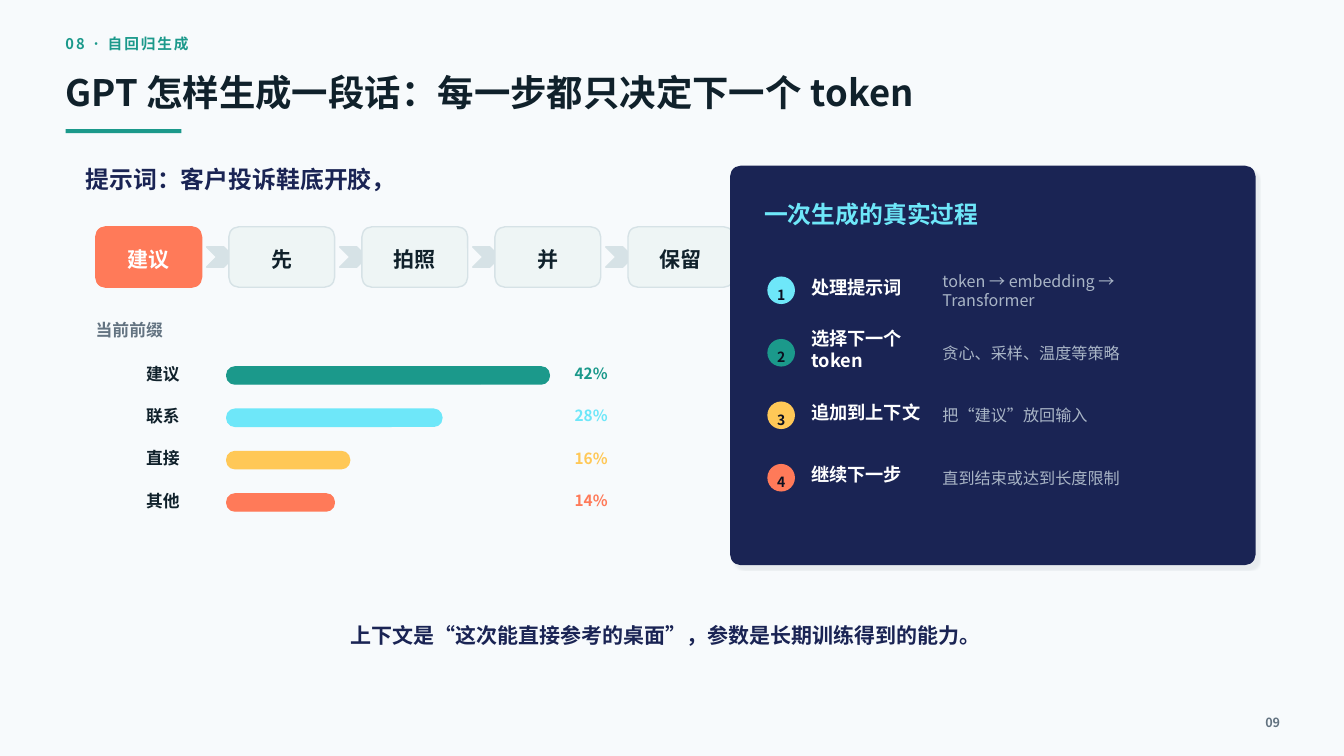
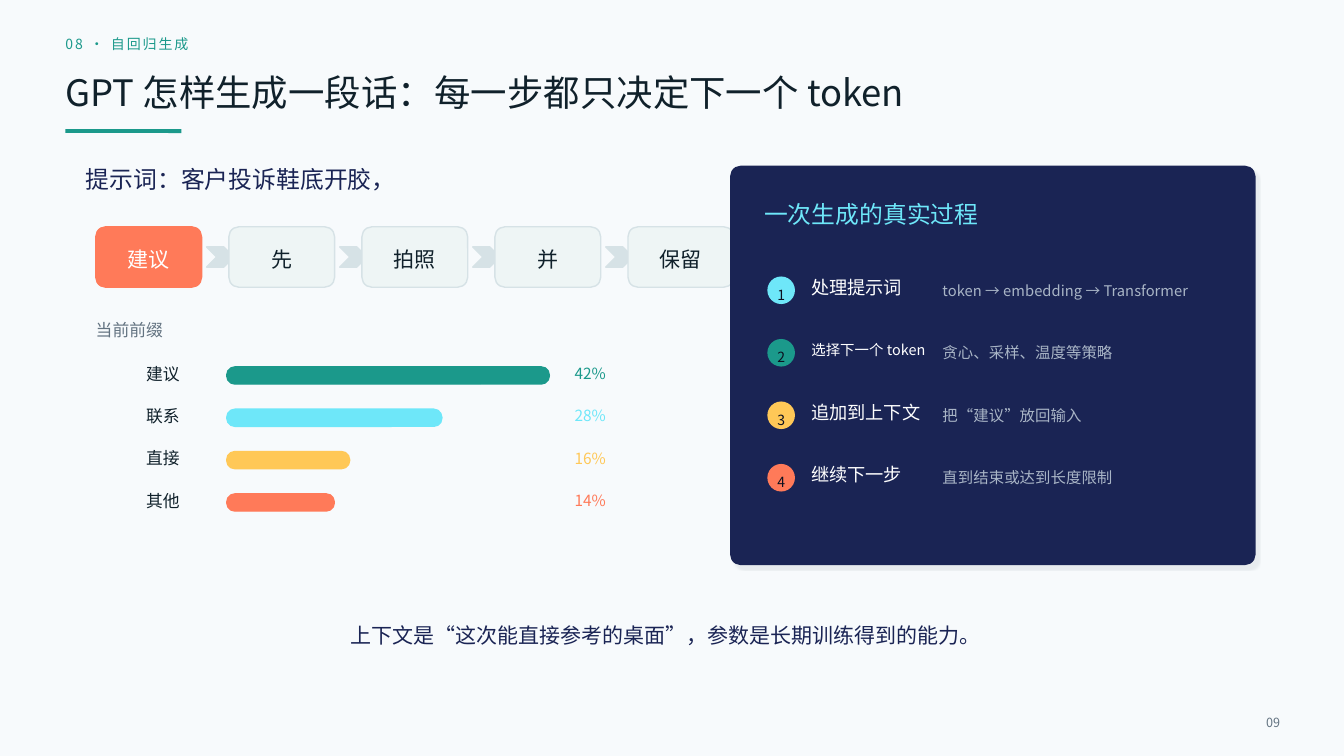
Before and after one commit to ZoMinster/ai-course, a slide deck: slide 9 of ai_from_principles_to_practice.pptx. Drawn at 1344x756 pixels with LibreOffice and Linux fonts; fonts in the diff are those of the drawing. Boxes give left, top, right and bottom in pixels: in the first picture for what was removed or moved away, otherwise in the second. Text is boxed around its words. In the diff, an @@ line names an element or a change of style, - is before the commit and + after.

```diff
--- a/ai_from_principles_to_practice.pptx
+++ b/ai_from_principles_to_practice.pptx
@@ text "08 · 自回归生成" at (x1=65, y1=37, x2=189, y2=50): size 10.5 to 10 pt, font Noto Sans CJK JP to Noto Sans CJK SC, bold off @@
@@ text "token → embedding → Transformer" at (x1=942, y1=284, x2=1188, y2=300): size 11.5 to 10.6 pt, font Noto Sans CJK JP to Noto Sans CJK SC @@
@@ text "选择下一个 token" at (x1=811, y1=343, x2=925, y2=356): size 13 to 10.3 pt, font Noto Sans CJK JP to Noto Sans CJK SC, bold off @@
@@ size 11.5 to 11 pt, font Noto Sans CJK JP to Noto Sans CJK SC in 3 elements at (x1=942, y1=345, x2=1112, y2=359), (x1=942, y1=408, x2=1081, y2=422), (x1=942, y1=470, x2=1112, y2=484) @@
@@ font Noto Sans CJK JP to Noto Sans CJK SC, bold off in 23 elements at (x1=65, y1=75, x2=904, y2=109), (x1=86, y1=168, x2=396, y2=191), (x1=128, y1=249, x2=170, y2=269), (x1=271, y1=249, x2=292, y2=269), (x1=394, y1=249, x2=436, y2=269), (x1=660, y1=249, x2=702, y2=269), (x1=96, y1=322, x2=163, y2=338), (x1=146, y1=366, x2=180, y2=382), (x1=575, y1=367, x2=606, y2=379), (x1=146, y1=408, x2=180, y2=424), (x1=575, y1=409, x2=606, y2=421), (x1=146, y1=450, x2=180, y2=466), (x1=575, y1=452, x2=606, y2=464), (x1=146, y1=493, x2=180, y2=509), (x1=575, y1=494, x2=606, y2=506), (x1=764, y1=203, x2=979, y2=225), (x1=811, y1=278, x2=902, y2=296), (x1=777, y1=414, x2=785, y2=429), (x1=811, y1=403, x2=920, y2=421), (x1=777, y1=476, x2=785, y2=492), (x1=811, y1=465, x2=902, y2=483), (x1=350, y1=625, x2=980, y2=645), (x1=1266, y1=717, x2=1280, y2=727) @@
```
Also in this commit, not shown: 13 other slides changed, 4 slides added, 2 other files.
